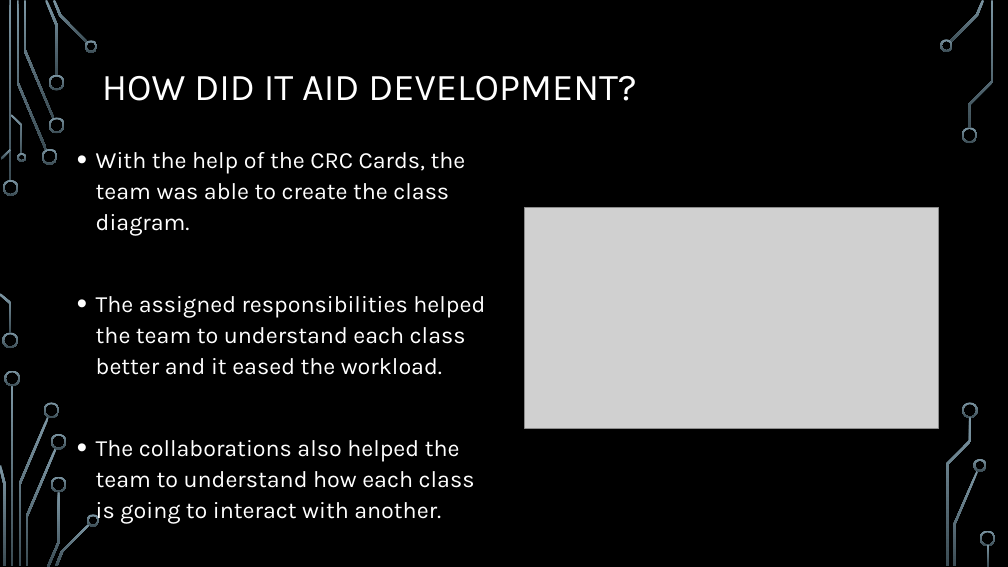
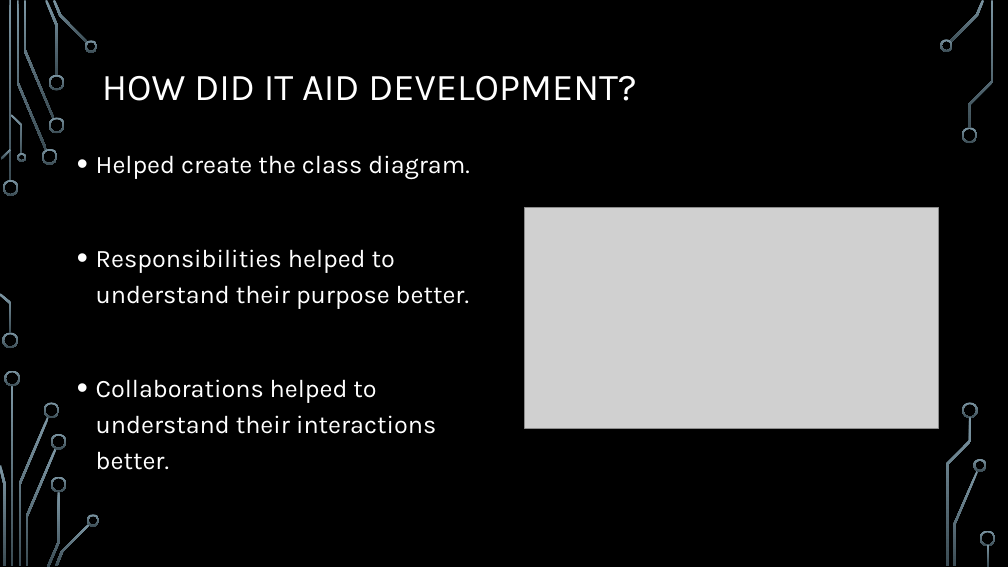
Before and after one commit to CodeBreaker707/Software-Systems-Development, a slide deck: slide 5 of Topic 4 - AE1.pptx. Drawn at 1008x567 pixels with LibreOffice and Linux fonts; fonts in the diff are those of the drawing; grey boxes stand for pictures; background and template pictures are left out. Boxes give left, top, right and bottom in pixels: in the first picture for what was removed or moved away, otherwise in the second. Text is boxed around its words. In the diff, an @@ line names an element or a change of style, - is before the commit and + after.

```diff
--- a/Topic 4 - AE1.pptx
+++ b/Topic 4 - AE1.pptx
@@ text at bbox=[96, 155, 470, 470]: text changed; size 22.2 to 24 pt @@
-• With the help of the CRC Cards, the team was able to create the class diagram.
-• The assigned responsibilities helped the team to understand each class better and it eased the workload.
-• The collaborations also helped the team to understand how each class is going to interact with another.
+• Helped create the class diagram.
+• Responsibilities helped to understand their purpose better.
+• Collaborations helped to understand their interactions better.
```
Also in this commit, not shown: 4 other slides changed, 3 other files.
